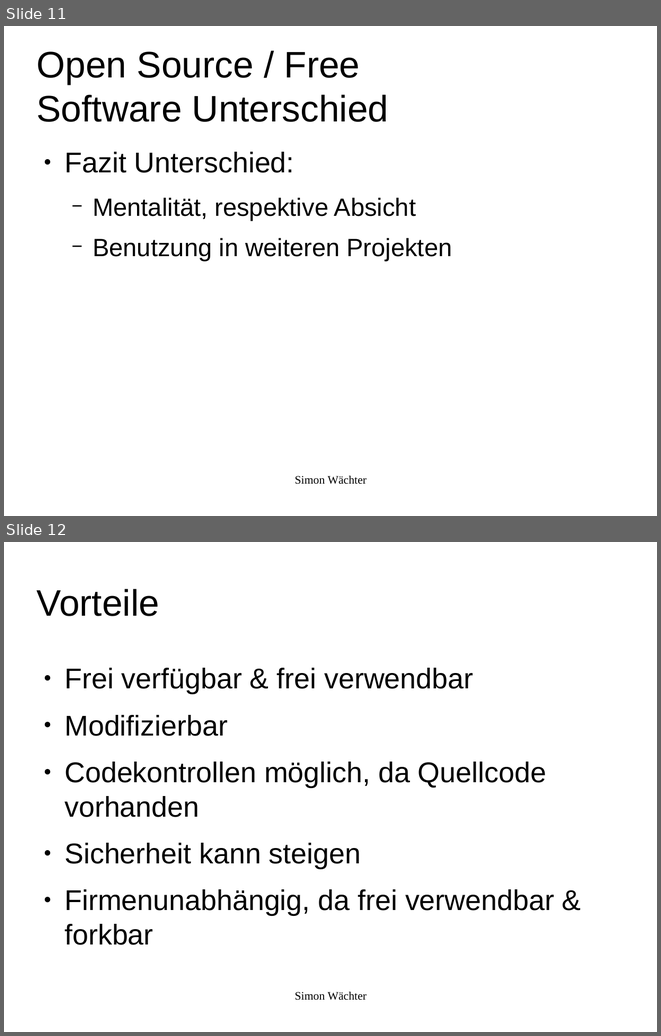
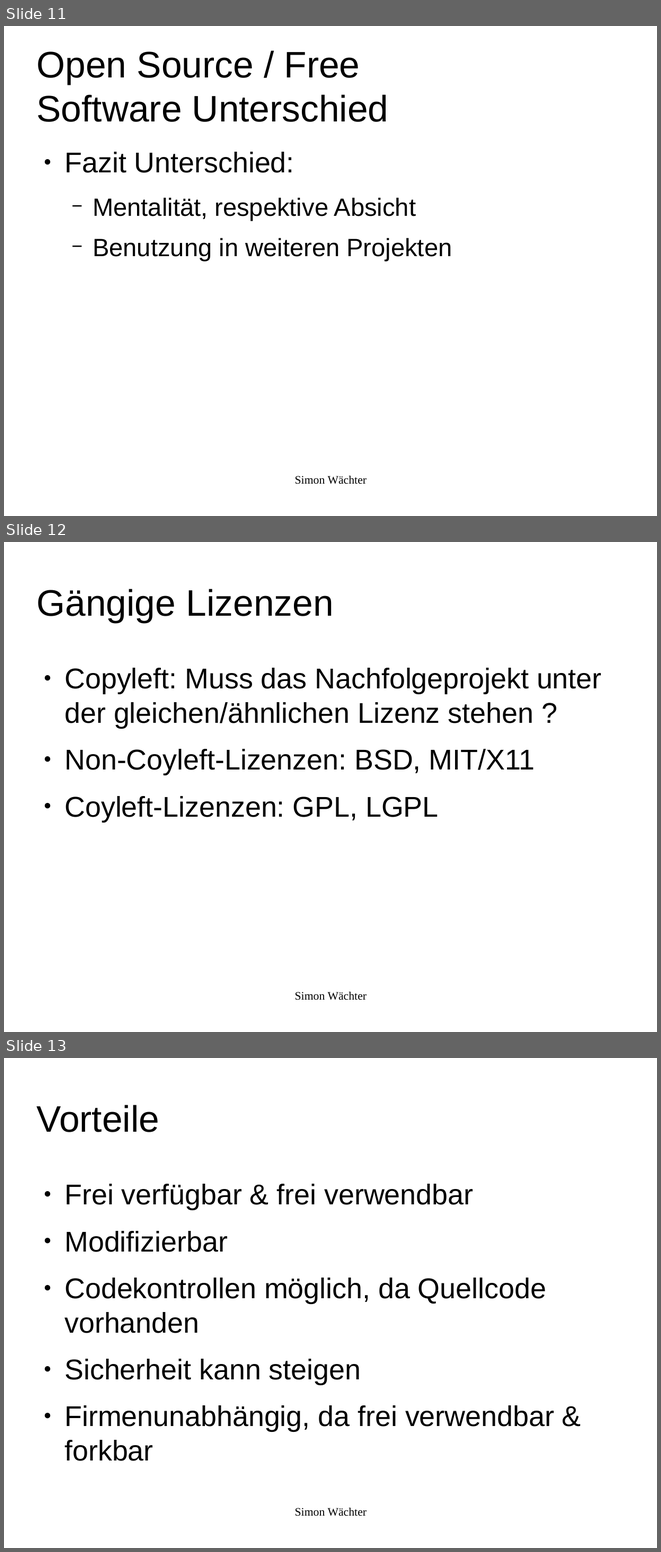
Before and after one commit to swaechter/presentations, a slide deck: 2014_05_10_Ubucon_2014/Freie_Software_Was_ist_das.odp. Shown one above the other, each under a label of ours: slides 11 and 12 before the commit, slides 11, 12 and 13 after it. The pictures are 661x1036 and 661x1552 pixels, drawn with LibreOffice and Linux fonts; fonts in the diff are those of the drawing; background and template pictures are left out. Boxes give left, top, right and bottom in pixels: in the first picture for what was removed or moved away, otherwise in the second. Text is boxed around its words. In the diff, an @@ line names an element or a change of style, - is before the commit and + after.

```diff
--- a/2014_05_10_Ubucon_2014/Freie_Software_Was_ist_das.odp
+++ b/2014_05_10_Ubucon_2014/Freie_Software_Was_ist_das.odp
@@ slide 12 added at (4, 542, 657, 1032), background #FFFFFF @@
@@ title added at (37, 589, 334, 623), 44.8 pt, text #000000 @@
+Gängige Lizenzen
@@ text added at (64, 668, 602, 821), 34.7 pt, text #000000 @@
+● Copyleft: Muss das Nachfolgeprojekt unter der gleichen/ähnlichen Lizenz stehen ?
+● Non-Coyleft-Lizenzen: BSD, MIT/X11
+● Coyleft-Lizenzen: GPL, LGPL
@@ text added at (295, 991, 367, 1000), 14 pt, text #000000 @@
+Simon Wächter
@@ what was slide 12 is now slide 13 @@
```
Also in this commit, not shown: 10 slides changed.
